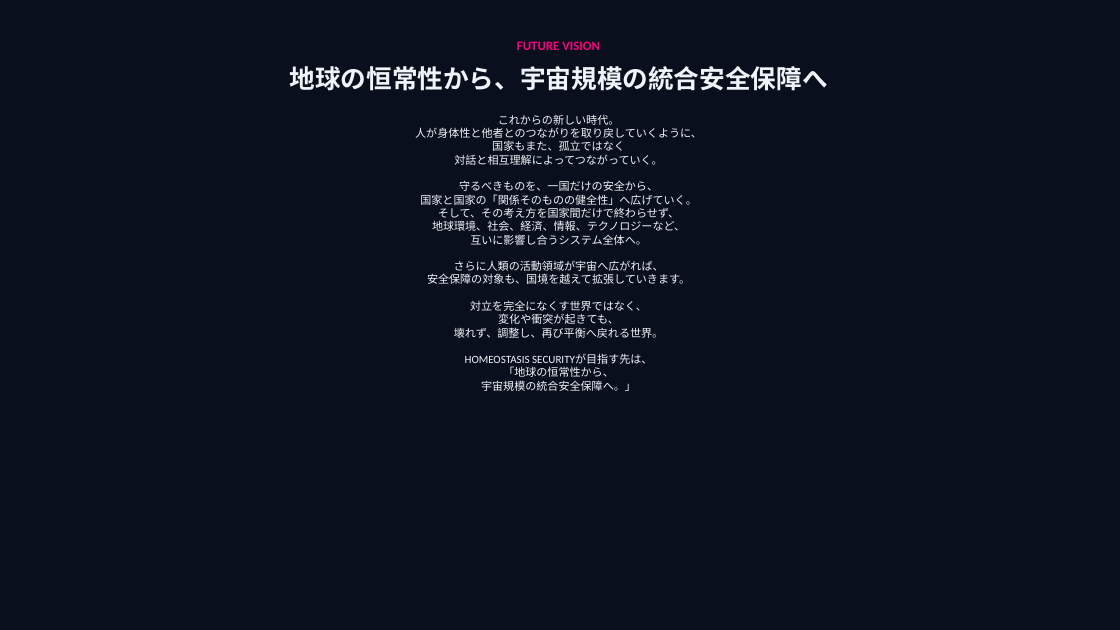
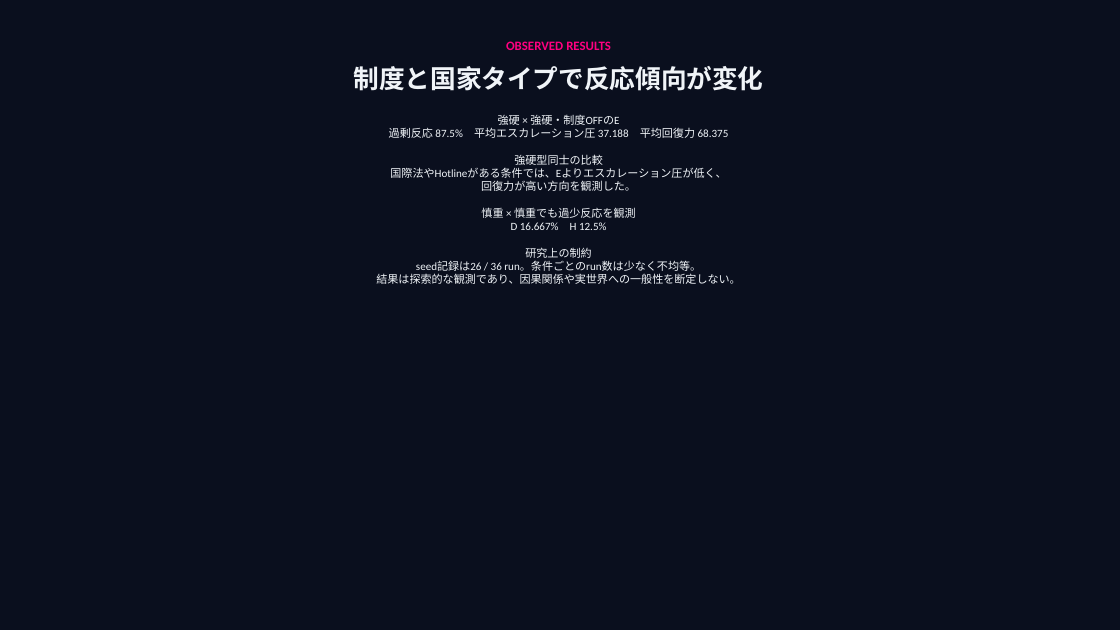
Before and after one commit to ryoryo3888/homeostasis-security, a slide deck: slide 3 of homeostasis_security_presentation(2).pptx. Drawn at 1120x630 pixels with LibreOffice and Linux fonts; fonts in the diff are those of the drawing. Boxes give left, top, right and bottom in pixels: in the first picture for what was removed or moved away, otherwise in the second. Text is boxed around its words. In the diff, an @@ line names an element or a change of style, - is before the commit and + after.

Commit message:
Update presentation for 16-condition results

```diff
--- a/homeostasis_security_presentation(2).pptx
+++ b/homeostasis_security_presentation(2).pptx
@@ text at <box>506,41,611,50</box>: text changed @@
-FUTURE VISION
+OBSERVED RESULTS
@@ text at <box>354,66,764,91</box>: text changed @@
-地球の恒常性から、宇宙規模の統合安全保障へ
+制度と国家タイプで反応傾向が変化
@@ text at <box>376,115,740,284</box>: text changed @@
-これからの新しい時代。
-人が身体性と他者とのつながりを取り戻していくように、
-国家もまた、孤立ではなく
-対話と相互理解によってつながっていく。
-守るべきものを、一国だけの安全から、
-国家と国家の「関係そのものの健全性」へ広げていく。
-そして、その考え方を国家間だけで終わらせず、
-地球環境、社会、経済、情報、テクノロジーなど、
-互いに影響し合うシステム全体へ。
-さらに人類の活動領域が宇宙へ広がれば、
-安全保障の対象も、国境を越えて拡張していきます。
-対立を完全になくす世界ではなく、
-変化や衝突が起きても、
-壊れず、調整し、再び平衡へ戻れる世界。
-HOMEOSTASIS SECURITYが目指す先は、
-「地球の恒常性から、
-宇宙規模の統合安全保障へ。」
+強硬 × 強硬・制度OFFのE
+過剰反応 87.5% 平均エスカレーション圧 37.188 平均回復力 68.375
+強硬型同士の比較
+国際法やHotlineがある条件では、Eよりエスカレーション圧が低く、
+回復力が高い方向を観測した。
+慎重 × 慎重でも過少反応を観測
+D 16.667% H 12.5%
+研究上の制約
+seed記録は26 / 36 run。条件ごとのrun数は少なく不均等。
+結果は探索的な観測であり、因果関係や実世界への一般性を断定しない。
```
Also in this commit, not shown: 1 other slide changed, 1 slide added, 1 slide removed, 1 other file.
